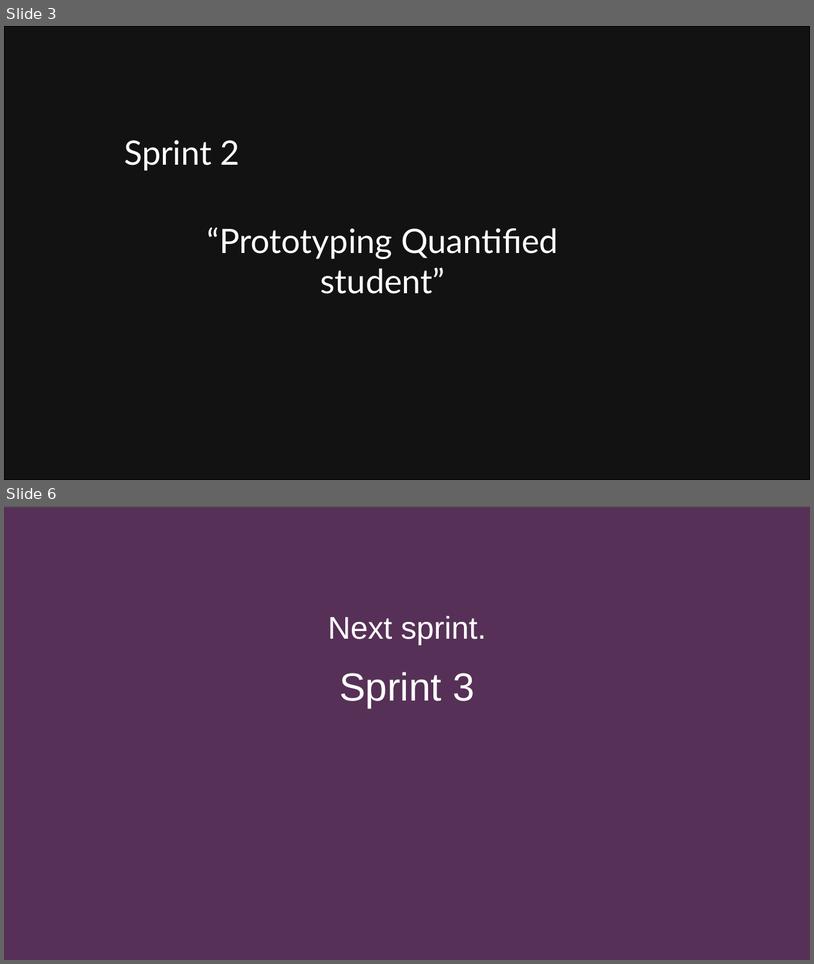
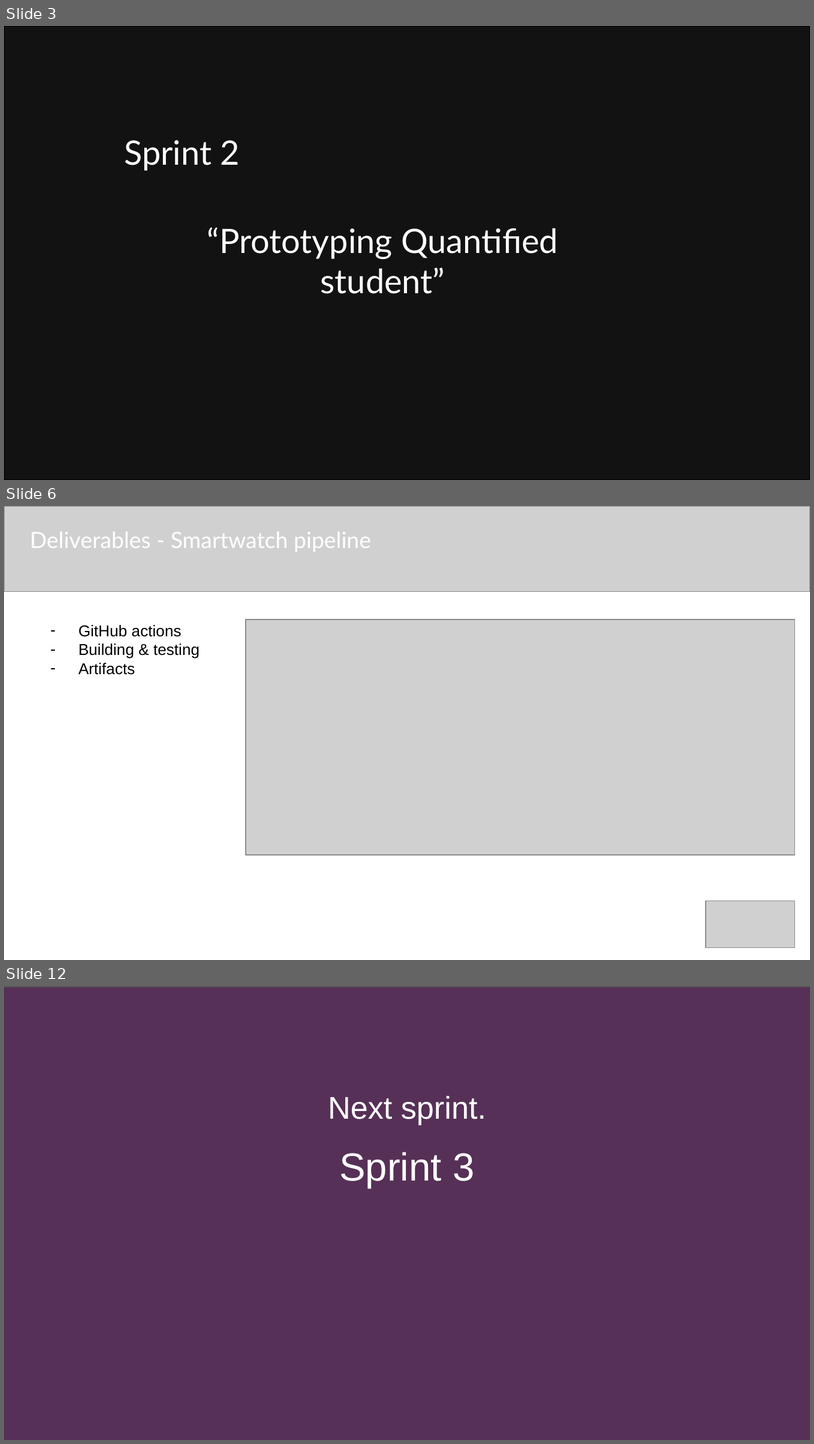
Before and after one commit to quantifiedstudent/QS-Docs, a slide deck: QS - Sprint 2 delivery 8-6-2022.pptx. Shown one above the other, each under a label of ours: slides 3 and 6 before the commit, slides 3, 6 and 12 after it; the slides between them are not shown. The pictures are 814x964 and 814x1444 pixels, drawn with LibreOffice and Linux fonts; fonts in the diff are those of the drawing; grey boxes stand for pictures; background and template pictures are left out; a plain dark background stands for a picture behind light text. Boxes give left, top, right and bottom in pixels: in the first picture for what was removed or moved away, otherwise in the second. Text is boxed around its words. In the diff, an @@ line names an element or a change of style, - is before the commit and + after.

```diff
--- a/QS - Sprint 2 delivery 8-6-2022.pptx
+++ b/QS - Sprint 2 delivery 8-6-2022.pptx
@@ slide 6 added at [4,506,810,960], background #FFFFFF @@
@@ picture added at [4,506,810,591] @@
@@ text added at [30,532,371,552], 20 pt, text #FFFFFF @@
+Deliverables - Smartwatch pipeline
@@ text added at [78,625,200,675], 14 pt, text #000000 @@
+– GitHub actions
+– Building & testing
+– Artifacts
@@ picture added at [246,620,795,855] @@
@@ picture added at [707,900,796,947] @@
@@ what was slide 6 is now slide 12 @@
```
Also in this commit, not shown: 4 slides changed, 7 other slides added, 2 slides removed, 26 other files.
